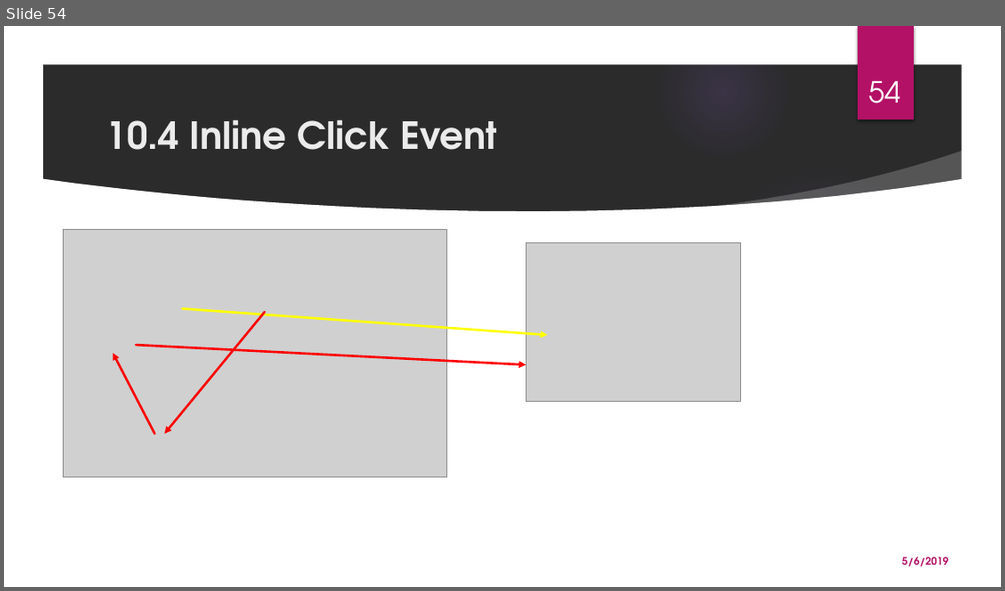
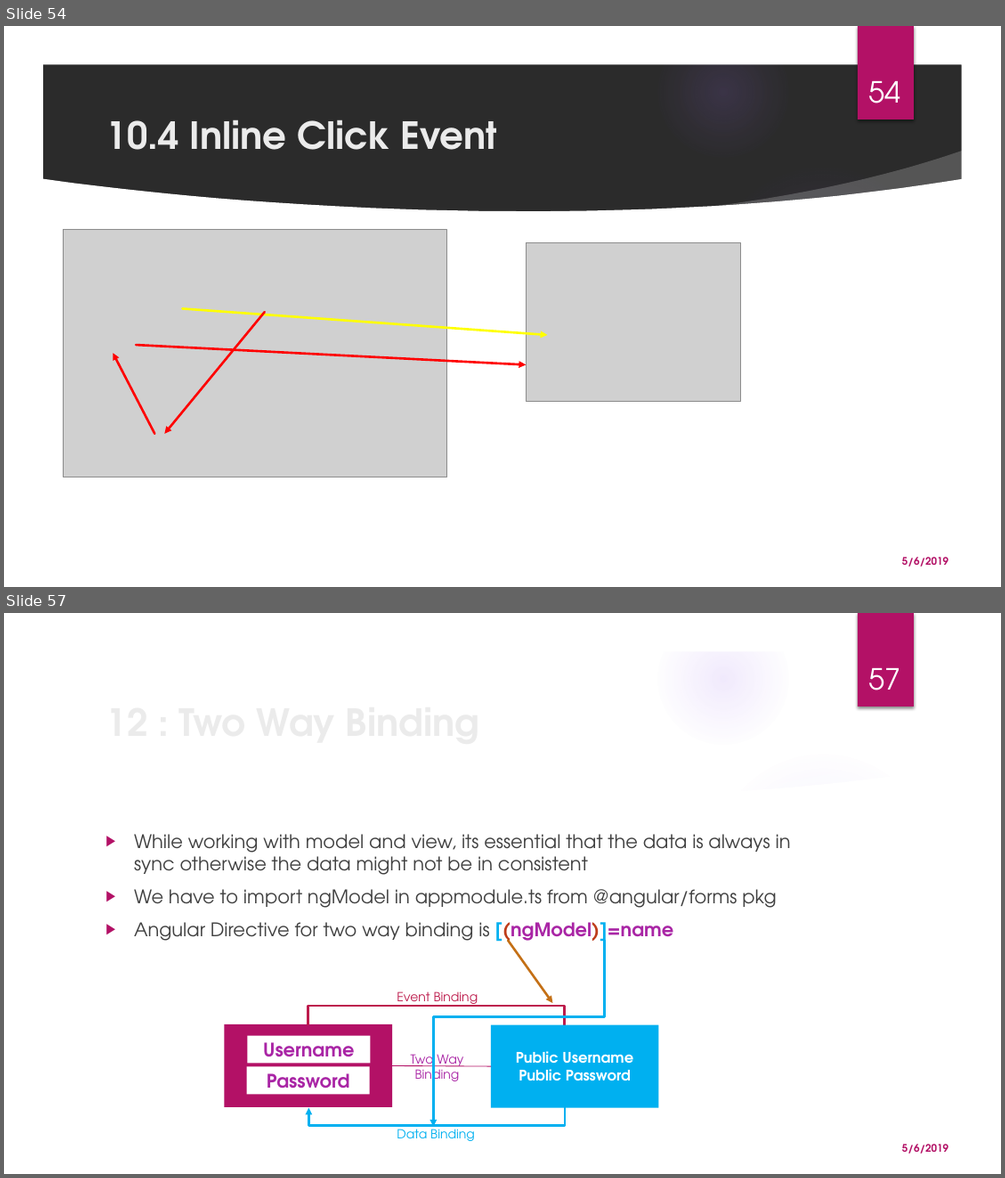
Before and after one commit to monicka2479/AngularSession, a slide deck: Angular Presentation.pptx. Shown one above the other, each under a label of ours: slide 54 before the commit, slides 54 and 57 after it; the slides between them are not shown. The pictures are 1005x591 and 1005x1178 pixels, drawn with LibreOffice and Linux fonts; fonts in the diff are those of the drawing; grey boxes stand for pictures; background and template pictures are left out; a plain dark background stands for a picture behind light text. Boxes give left, top, right and bottom in pixels: in the first picture for what was removed or moved away, otherwise in the second. Text is boxed around its words. In the diff, an @@ line names an element or a change of style, - is before the commit and + after.

Commit message:
Updated TRW, two way binding

```diff
--- a/Angular Presentation.pptx
+++ b/Angular Presentation.pptx
@@ slide 57 added at [4, 613, 1001, 1174], background picture (left out); not listed: 9 template elements that a slide beside it also shows @@
@@ page number added at [868, 668, 900, 690], 28 pt, text #FFFFFF @@
+57
@@ text added at [134, 834, 791, 944], 18 pt, text #404040 @@
+▶ While working with model and view, its essential that the data is always in sync otherwise the data might not be in consistent
+▶ We have to import ngModel in appmodule.ts from @angular/forms pkg
+▶ Angular Directive for two way binding is [(ngModel)]=name
@@ title added at [324, 922, 474, 941], 36 pt, text #EBEBEB, bold @@
+12 : Two Way Binding
@@ elbow arrow added from (605, 941) to (433, 1127), #00B0F0 2.25 pt @@
@@ arrow added from (508, 941) to (553, 1004), #C47016 2.25 pt @@
@@ elbow arrow added from (308, 1024) to (564, 1046), #BD1B4C 2.25 pt @@
@@ text added at [396, 991, 478, 1006], 12 pt, text #BD1B4C @@
+Event Binding
@@ rectangle added at [225, 1024, 393, 1107], fill #B31166 @@
@@ rectangle added at [247, 1036, 370, 1063], fill #FFFFFF, 18 pt, text #A925A5, bold @@
+Username
@@ rectangle added at [491, 1025, 659, 1108], fill #00B0F0, 14 pt, text #FFFFFF, bold @@
+Public Username
+Public Password
@@ line added from (392, 1065) to (491, 1066), #B31166 0.75 pt @@
@@ text added at [411, 1051, 463, 1086], 12 pt, text #A925A5 @@
+Two Way
+Binding
@@ rectangle added at [247, 1067, 370, 1094], fill #FFFFFF, 18 pt, text #A925A5, bold @@
+Password
@@ elbow arrow added from (565, 1107) to (309, 1107), #00B0F0 2.25 pt @@
@@ text added at [396, 1125, 475, 1141], 12 pt, text #00B0F0 @@
+Data Binding
@@ text added at [902, 1143, 948, 1153], 10 pt, text #B31166, bold @@
+5/6/2019
```
Also in this commit, not shown: 3 slides changed, 1 other slide added.
